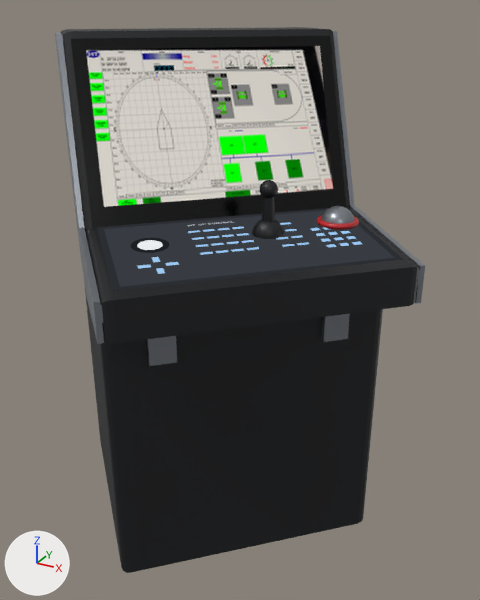
A saved change to the glTF model assets/models/equipment-mt.glb.
The view is the same before and after, from a camera (50 mm lens) standing at (-1.477, 0.423, 1.365) and looking at (-2.213, 1.76, 0.696). Every picture has the same lights, and +X, +Y and +Z are marked at lower left. The first picture is the older version. Where no turn or scale is listed for an object, it has been applied to the vertices. Vertices at exactly the same position are counted once.
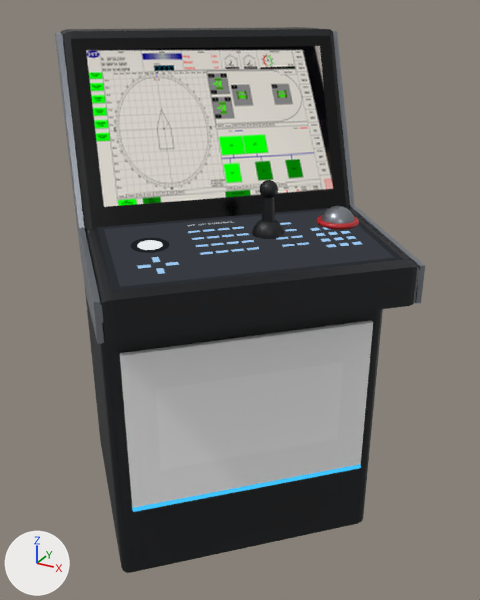
Location of each change, [x1, y1, x2, y2] in pixels of the pictures (480 x 600 px):
'Mesh_12', recoloured, reshaped, moved
    before: [147, 336, 177, 366]
    after: [120, 320, 373, 508]
'Mesh_14', added
    after: [156, 362, 343, 470]
'Mesh_13', recoloured, reshaped, moved
    before: [321, 314, 350, 342]
    after: [132, 464, 361, 512]

What changed in the scene script:
```text
Add mat_material_8:
    mat_material_8 = bpy.data.materials.new('Material_8')
    # nodes: BsdfTransparent, Emission, LightPath, MixShader, OutputMaterial
    # colours: blue #3fc4ff
Change me_mesh_12:
    remove me_mesh_12.from_pydata(...)  # 8 vertices, 12 faces; spans x -0.0265..0.0265, y -0.0265..0.0265, z -0.035..0.035
    remove me_mesh_12.materials.append(mat_material_1)  # grey #8c9198
    add me_mesh_12.from_pydata(...)  # 8 vertices, 12 faces; spans x -0.2093..0.2093, y -0.2093..0.2093, z -0.2..0.2
    me_mesh_12 part 1
    me_mesh_12.vertices[0].co: (0.0265, 0.0159, 0.035) -> (0.2093, 0.2008, 0.2)  # not seen -> pixel (373, 322)
    me_mesh_12.vertices[1].co: (0.0159, 0.0265, 0.035) -> (0.2008, 0.2093, 0.2)  # not seen -> pixel (370, 320)
    me_mesh_12.vertices[2].co: (0.0265, 0.0159, -0.035) -> (0.2093, 0.2008, -0.2)  # pixel (177, 362) -> pixel (360, 464)
    me_mesh_12.vertices[3].co: (0.0159, 0.0265, -0.035) -> (0.2008, 0.2093, -0.2)
    me_mesh_12.vertices[4].co: (-0.0265, -0.0159, 0.035) -> (-0.2093, -0.2008, 0.2)  # not seen -> pixel (119, 353)
    me_mesh_12.vertices[5].co: (-0.0159, -0.0265, 0.035) -> (-0.2008, -0.2093, 0.2)  # not seen -> pixel (120, 355)
    me_mesh_12.vertices[6].co: (-0.0265, -0.0159, -0.035) -> (-0.2093, -0.2008, -0.2)  # pixel (148, 362) -> pixel (131, 504)
    me_mesh_12.vertices[7].co: (-0.0159, -0.0265, -0.035) -> (-0.2008, -0.2093, -0.2)  # pixel (149, 366) -> pixel (132, 507)
    add me_mesh_12.materials.append(mat_material_7)  # white #ffffff
Change me_mesh_13:
    remove me_mesh_13.from_pydata(...)  # 8 vertices, 12 faces; spans x -0.0265..0.0265, y -0.0265..0.0265, z -0.035..0.035
    remove me_mesh_13.materials.append(mat_material_1)  # grey #8c9198
    add me_mesh_13.from_pydata(...)  # 8 vertices, 12 faces; spans x -0.21..0.21, y -0.21..0.21, z -0.005..0.005
    me_mesh_13 part 2
    me_mesh_13.vertices[0].co: (0.0265, 0.0159, 0.035) -> (0.21, 0.2001, 0.005)  # not seen -> pixel (360, 464)
    me_mesh_13.vertices[1].co: (0.0159, 0.0265, 0.035) -> (0.2001, 0.21, 0.005)
    me_mesh_13.vertices[2].co: (0.0265, 0.0159, -0.035) -> (0.21, 0.2001, -0.005)  # pixel (347, 338) -> pixel (360, 468)
    me_mesh_13.vertices[3].co: (0.0159, 0.0265, -0.035) -> (0.2001, 0.21, -0.005)
    me_mesh_13.vertices[4].co: (-0.0265, -0.0159, 0.035) -> (-0.21, -0.2001, 0.005)  # not seen -> pixel (131, 504)
    me_mesh_13.vertices[5].co: (-0.0159, -0.0265, 0.035) -> (-0.2001, -0.21, 0.005)  # not seen -> pixel (132, 508)
    me_mesh_13.vertices[6].co: (-0.0265, -0.0159, -0.035) -> (-0.21, -0.2001, -0.005)  # pixel (321, 339) -> pixel (132, 508)
    me_mesh_13.vertices[7].co: (-0.0159, -0.0265, -0.035) -> (-0.2001, -0.21, -0.005)  # pixel (323, 342) -> pixel (133, 512)
    add me_mesh_13.materials.append(mat_material_8)
Add me_mesh_14:
    me_mesh_14.from_pydata([(-0.156, -0.156, 0.107), (0.156, 0.156, 0.107), (-0.156, -0.156, -0.107), (0.156, 0.156, -0.107)], [], [(0, 2, 1), (2, 3, 1)])
    me_mesh_14.materials.append(mat_material_9)  # its picture is missing
Change ob_mesh_12:
    ob_mesh_12.location: (-2.23, 1.447, 0.7) -> (-2.086, 1.586, 0.5)
Change ob_mesh_13:
    ob_mesh_13.location: (-1.947, 1.73, 0.7) -> (-2.085, 1.585, 0.294)
Add ob_mesh_14:
    ob_mesh_14 = bpy.data.objects.new('Mesh_14', me_mesh_14)
    ob_mesh_14.location = (-2.081, 1.581, 0.5)
```
